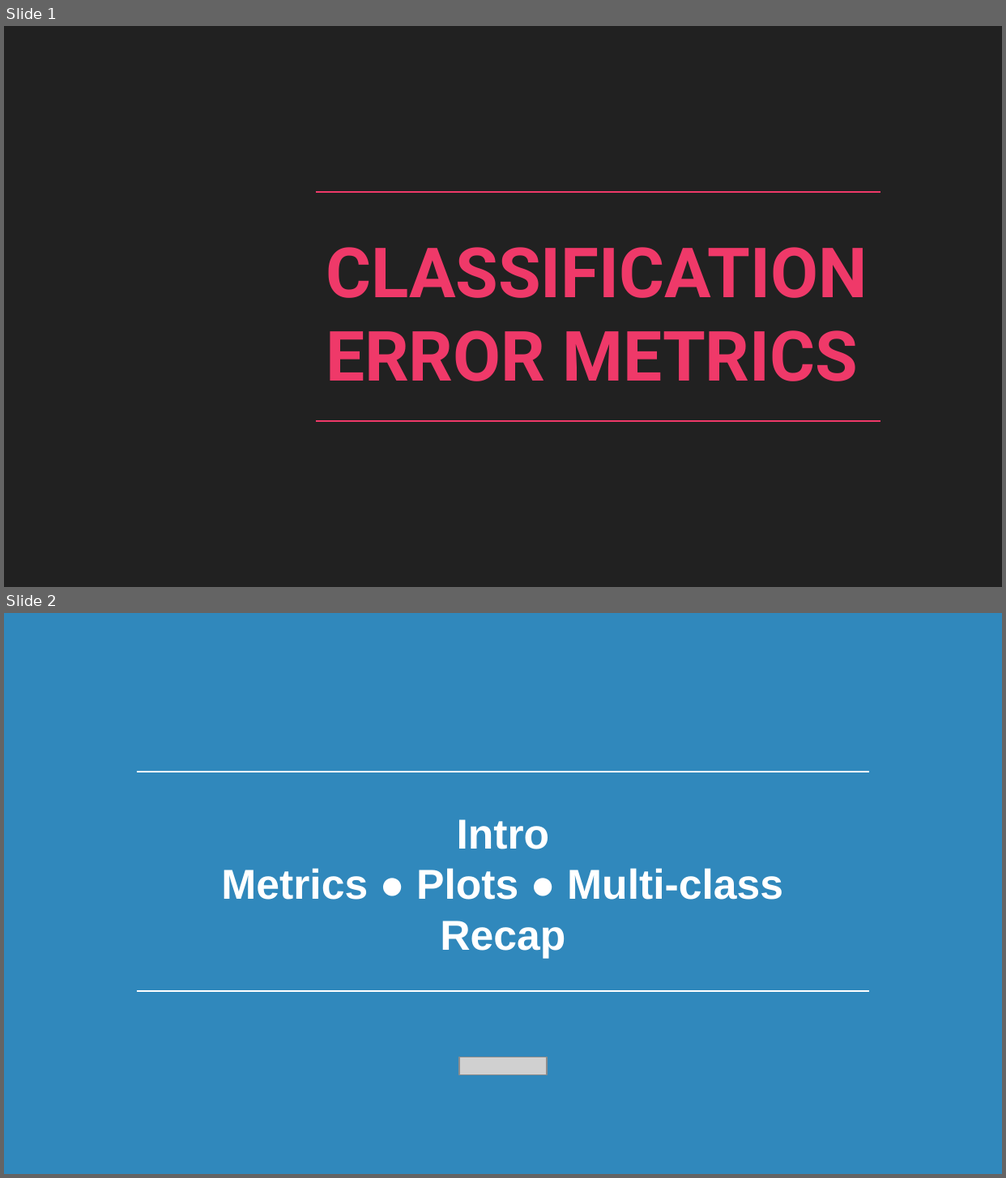
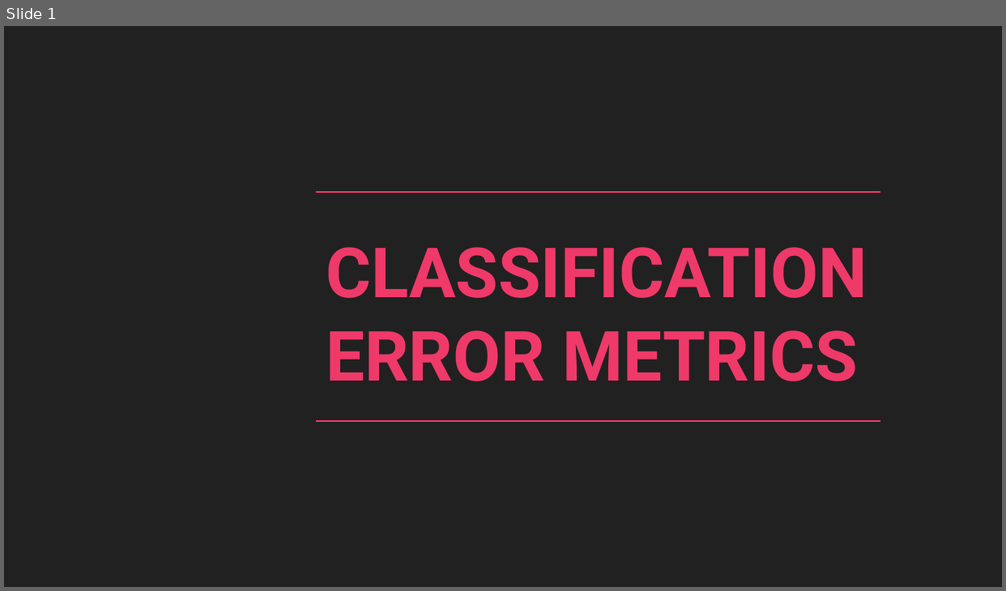
Before and after one commit to javediahmed/misc, a slide deck: Classification_Error_Metrics.pptx. Shown one above the other, each under a label of ours: slides 1 and 2 before the commit, slide 1 after it. The pictures are 1006x1178 and 1006x591 pixels, drawn with LibreOffice and Linux fonts; fonts in the diff are those of the drawing; grey boxes stand for pictures; background and template pictures are left out. Boxes give left, top, right and bottom in pixels: in the first picture for what was removed or moved away, otherwise in the second. Text is boxed around its words. In the diff, an @@ line names an element or a change of style, - is before the commit and + after.

```diff
--- a/Classification_Error_Metrics.pptx
+++ b/Classification_Error_Metrics.pptx
@@ slide 2 removed at [4, 613, 1002, 1174], background #3088BC @@
@@ line removed from (137, 772) to (869, 772) @@
@@ title removed at [221, 820, 783, 958] @@
-Intro
-Metrics ● Plots ● Multi-class
-Recap
@@ line removed from (137, 991) to (869, 991) @@
@@ picture removed at [459, 1057, 547, 1075] @@
```
Also in this commit, not shown: 1 slide changed, 19 slides added.
